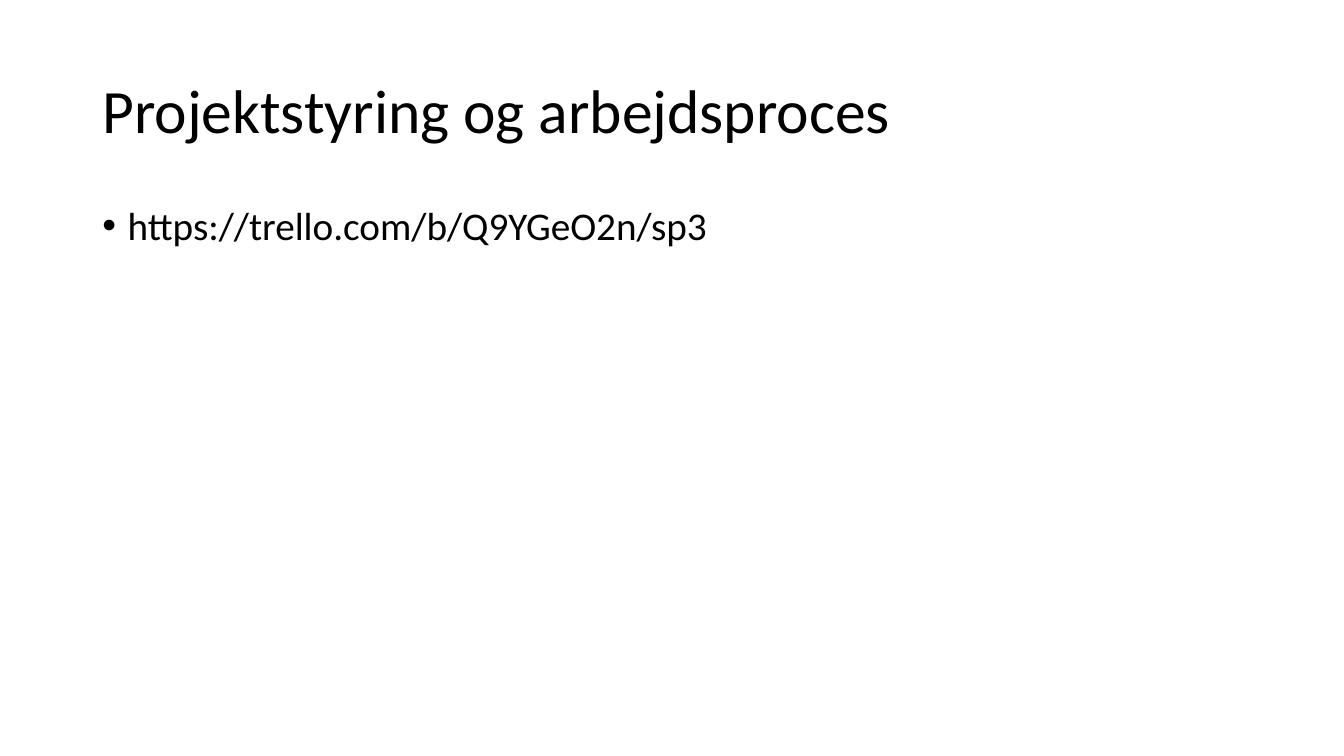
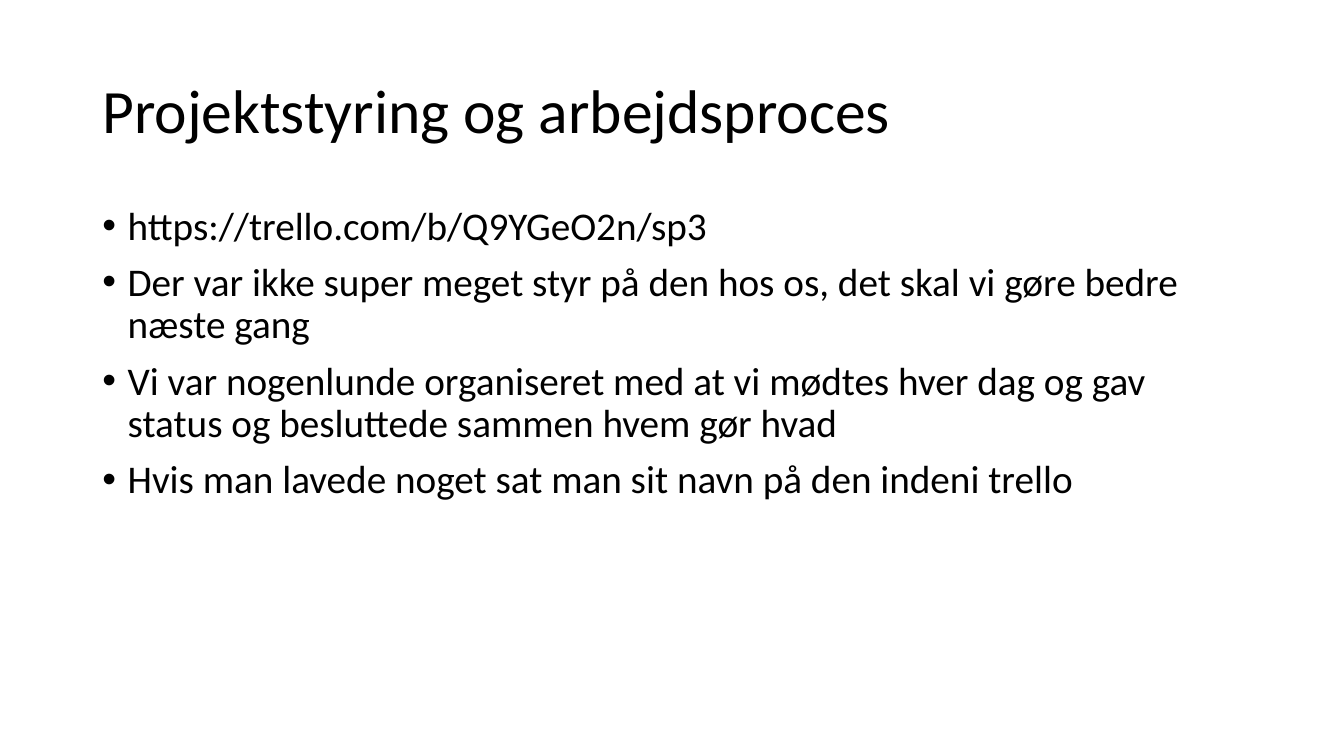
Before and after one commit to Inga-Helgadottir/AIR-SP3, a slide deck: slide 7 of Slides/SP3-pp.odp (slide 6 before the commit). Drawn at 1344x756 pixels with LibreOffice and Linux fonts; fonts in the diff are those of the drawing. Boxes give left, top, right and bottom in pixels: in the first picture for what was removed or moved away, otherwise in the second. Text is boxed around its words. In the diff, an @@ line names an element or a change of style, - is before the commit and + after.

```diff
--- a/Slides/SP3-pp.odp
+++ b/Slides/SP3-pp.odp
@@ text at bbox=[128, 268, 1178, 500]: paragraphs added @@
+• Der var ikke super meget styr på den hos os, det skal vi gøre bedre næste gang
+• Vi var nogenlunde organiseret med at vi mødtes hver dag og gav status og besluttede sammen hvem gør hvad
+• Hvis man lavede noget sat man sit navn på den indeni trello
```
Also in this commit, not shown: 2 other slides changed, 2 slides added, 1 slide removed.
